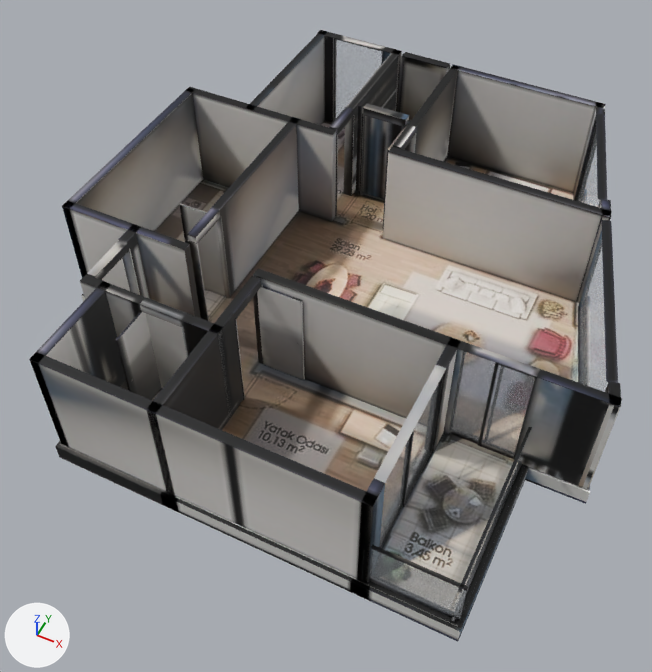
An edit to the glTF model _bake/glb/koru-10/model.glb, drawn before and after from the same camera.
Both versions are drawn from a 50 mm camera at (4.87, -11.44, 12.94) aimed at (-0.27, -1.17, 0.1). Lighting does not change. The marker at lower left points along +X, +Y and +Z. The older version comes first. Where no turn or scale is listed for an object, it has been applied to the vertices. Vertices at exactly the same position are counted once.
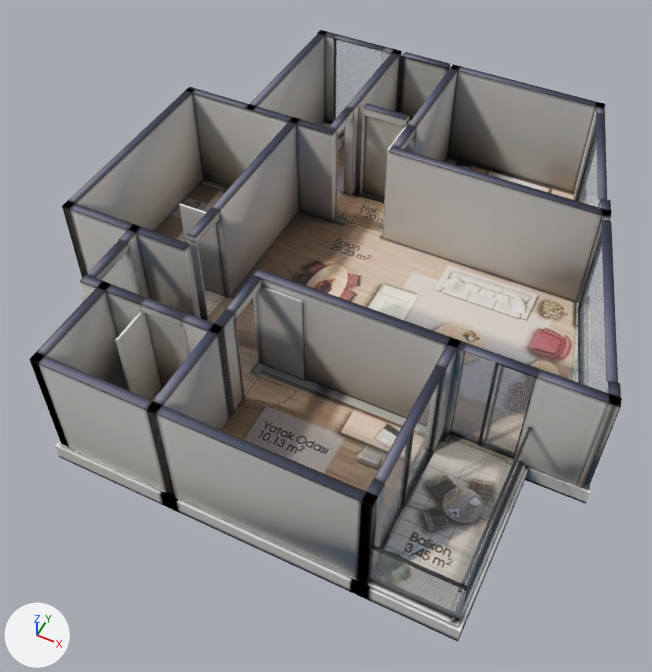
Diff of the bpy script that builds the scene:
```diff
--- a/_bake/glb/koru-10/model.glb.py
+++ b/_bake/glb/koru-10/model.glb.py
@@ me_mesh_0 @@
 # used by ob_mesh_0; location = (-5.18, 5.51, -0.36)
-me_mesh_0.from_pydata(...)  # 2120 vertices, 3684 faces; spans x 0.0..10.36, y -10.96..0.0, z 0.0..2.62
+me_mesh_0.from_pydata(...)  # 2088 vertices, 3636 faces; spans x 0.0..10.36, y -10.96..0.0, z 0.0..2.62
+# me_mesh_0 part 1: 1436 kept faces spanning x 0.0..10.31, y -10.96..0.0, z 0.0..2.62 get new texture (UV) coordinates
+# edits to the shape of me_mesh_0 do not show in these pictures
 me_mesh_0.materials.append(mat_baked)
@@ me_mesh_5 @@
 # used by ob_mesh_5; location = (-5.18, 5.51, -0.36)
-me_mesh_5.from_pydata(...)  # 8 vertices, 12 faces; spans x 7.64..7.66, y -10.47..-8.17, z 0.36..2.61
-me_mesh_5.vertices[0].co = (7.64, -8.17, 0.36)
-me_mesh_5.vertices[1].co = (7.64, -8.17, 2.61)  # pixel (440, 366)
-me_mesh_5.vertices[2].co = (7.66, -8.17, 2.61)  # pixel (441, 367)
-me_mesh_5.vertices[3].co = (7.66, -8.17, 0.36)
-me_mesh_5.vertices[4].co = (7.64, -10.47, 0.36)
-me_mesh_5.vertices[5].co = (7.64, -10.47, 2.61)  # pixel (378, 480)
-me_mesh_5.vertices[6].co = (7.66, -10.47, 2.61)  # pixel (380, 481)
-me_mesh_5.vertices[7].co = (7.66, -10.47, 0.36)
+me_mesh_5.from_pydata(...)  # 8 vertices, 12 faces; spans x 7.82..9.02, y -7.64..-7.62, z 0.36..2.61
+# me_mesh_5 part 2
+me_mesh_5.vertices[0].co = (7.82, -7.64, 0.36)
+me_mesh_5.vertices[1].co = (7.82, -7.64, 2.61)  # pixel (464, 347)
+me_mesh_5.vertices[2].co = (7.82, -7.62, 2.61)  # pixel (464, 346)
+me_mesh_5.vertices[3].co = (7.82, -7.62, 0.36)
+me_mesh_5.vertices[4].co = (9.02, -7.64, 0.36)
+me_mesh_5.vertices[5].co = (9.02, -7.64, 2.61)  # pixel (538, 373)
+me_mesh_5.vertices[6].co = (9.02, -7.62, 2.61)  # pixel (538, 373)
+me_mesh_5.vertices[7].co = (9.02, -7.62, 0.36)
 me_mesh_5.materials.append(mat_glass_rt)
@@ me_mesh_8 @@
 # used by ob_mesh_8; location = (-5.18, 5.51, -0.36)
-me_mesh_8.from_pydata(...)  # 8 vertices, 12 faces; spans x 8.05..8.81, y -3.15..-0.52, z 0.36..2.61
-me_mesh_8.vertices[0].co = (8.05, -0.52, 0.36)
-me_mesh_8.vertices[1].co = (8.05, -0.52, 2.61)  # pixel (600, 114)
-me_mesh_8.vertices[2].co = (8.07, -0.52, 2.61)  # pixel (601, 114)
-me_mesh_8.vertices[3].co = (8.07, -0.52, 0.36)
-me_mesh_8.vertices[4].co = (8.79, -3.15, 0.36)
-me_mesh_8.vertices[5].co = (8.79, -3.15, 2.61)  # pixel (601, 199)
-me_mesh_8.vertices[6].co = (8.81, -3.14, 2.61)  # pixel (602, 199)
-me_mesh_8.vertices[7].co = (8.81, -3.14, 0.36)
+me_mesh_8.from_pydata(...)  # 8 vertices, 12 faces; spans x 3.6..4.65, y -0.22..-0.2, z 0.36..2.61
+# me_mesh_8 part 3
+me_mesh_8.vertices[0].co = (3.6, -0.22, 0.36)
+me_mesh_8.vertices[1].co = (3.6, -0.22, 2.61)  # pixel (403, 54)
+me_mesh_8.vertices[2].co = (3.6, -0.2, 2.61)  # pixel (404, 54)
+me_mesh_8.vertices[3].co = (3.6, -0.2, 0.36)
+me_mesh_8.vertices[4].co = (4.65, -0.22, 0.36)
+me_mesh_8.vertices[5].co = (4.65, -0.22, 2.61)  # pixel (448, 66)
+me_mesh_8.vertices[6].co = (4.65, -0.2, 2.61)  # pixel (448, 65)
+me_mesh_8.vertices[7].co = (4.65, -0.2, 0.36)
 me_mesh_8.materials.append(mat_glass_rt)
```

Boxes (x1, y1, x2, y2) around the edits, measured in the pictures (652 x 672 px; the box of a moved part takes in the faces that stretch with it):
part 1 of me_mesh_0, surface changed
    both: (46, 31, 621, 633)
part 2 of me_mesh_5, moved or reshaped
    before: (379, 384, 439, 547)
    after: (450, 351, 535, 455)
part 3 of me_mesh_8, moved or reshaped (not visible afterwards)
    before: (578, 132, 600, 207)
